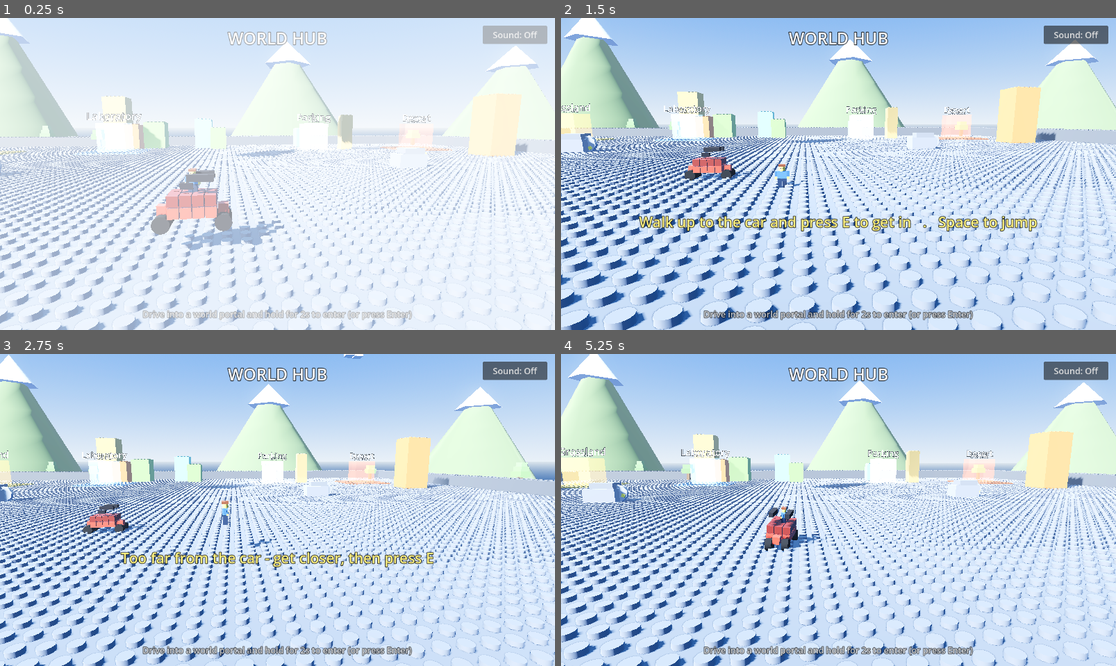
Above: before the commit, frames 1-4 (two rows, left to right).
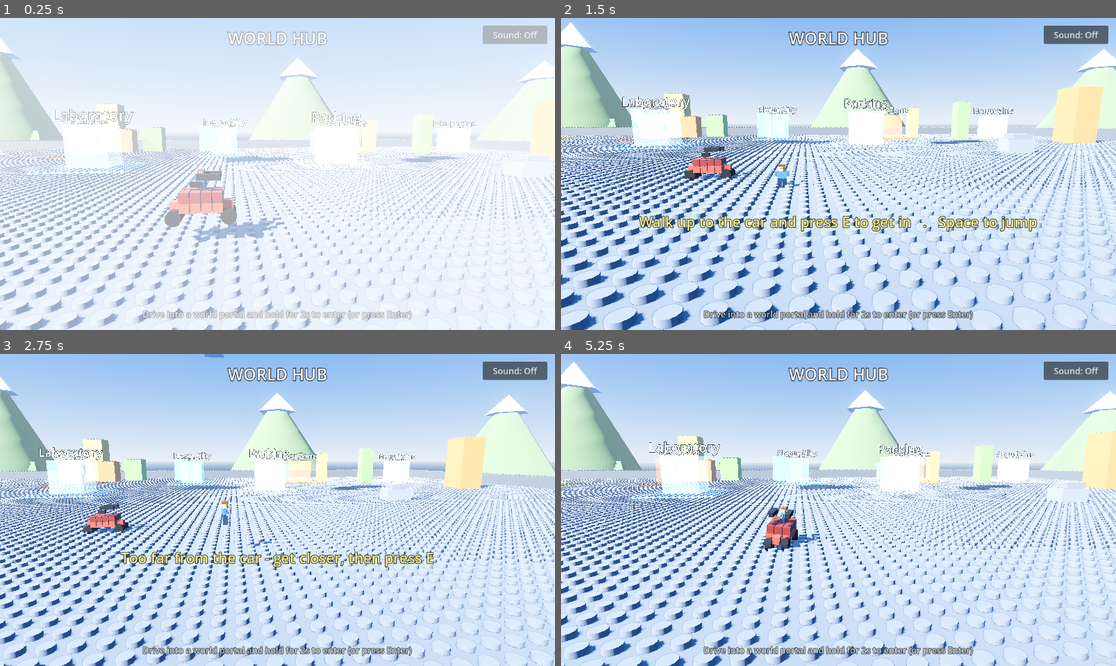
Above: after the commit, the same moments.

Repository: mrshapron/brick-stunt-rally
Game: Godot game, scene res://scenes/hub.tscn
The game is run twice, just before and just after one commit, with the same random seed, the same clock (stepped at 60 frames per second) and the same inputs.
Inputs (mouse positions are in pixels of both pictures, inside the frame that each line leads up to):
- Up to frame 1 (0.25 s): no input
- Up to frame 2 (1.5 s): tap Enter at 0.5, 1.25 s; move the mouse to (960, 158) at 0.52 s; hold Right (move_right) 0.53-1.28 s; hold E (interact) 0.53-1.28 s; click (960, 158) at 0.67 s; move the mouse to (727, 189) at 1.27 s; hold Down (move_down) from 1.28 s (still down); tap N (advance) at 1.35 s
- Up to frame 3 (2.75 s): tap E (interact) at 1.55, 2.3 s; tap Enter at 2 s; move the mouse to (333, 441) at 2.02 s; release Down (move_down) at 2.03 s; hold Right (move_right) from 2.03 s (still down); hold Space (fire) from 2.03 s (still down)
- Up to frame 4 (5.25 s): tap Enter at 2.75, 3.5, 4.25 s; move the mouse to (810, 572) at 2.77 s; release Right (move_right) at 2.78 s; release Space (fire) at 2.78 s; hold Up (move_up) 2.78-3.53 s; tap E (interact) at 2.85, 4.55 s; click (810, 572) at 2.92 s; move the mouse to (1005, 556) at 3.52 s; hold E (interact) 3.53-4.28 s; hold Left (move_left) 3.53-5.03 s; tap F at 3.6 s; tap Escape (menu) at 4.15 s; move the mouse to (672, 463) at 4.27 s; tap C at 4.35 s; move the mouse to (866, 510) at 5.02 s; hold Down (move_down) from 5.03 s (still down); hold E (interact) from 5.03 s (still down); tap M at 5.1 s; click (866, 510) at 5.17 s

The runs differ from the first frame. In frame 1, 23% of the frame differs, in the area x 0-100%, y 0-100%; in frame 2, 15%; in frame 3, 15%; in frame 4, 16%.

Commit message:
Add Mountains world: steep climbs, obstacles, and boulders falling from the sky

Diff:
--- a/scripts/brick_factory.gd
+++ b/scripts/brick_factory.gd
@@ -10,14 +10,14 @@
 const STUD_HEIGHT: float = 0.22
 
 
-static func make_wedge(size: Vector3, color: Color) -> Node3D:
-	# A clean ramp: a triangular prism that sits flush on the ground (slope rises
-	# toward +X), with a matching convex collision so the car rolls up smoothly.
+static func make_wedge(size: Vector3, color: Color, flip: bool = false) -> Node3D:
+	# A clean ramp: a triangular prism that sits flush on the ground. Rises toward
+	# +X by default, or descends toward +X when flip is true.
 	var body := StaticBody3D.new()
 	var mi := MeshInstance3D.new()
 	var prism := PrismMesh.new()
 	prism.size = size
-	prism.left_to_right = 1.0
+	prism.left_to_right = 0.0 if flip else 1.0
 	mi.mesh = prism
 	mi.material_override = _body_material(color)
 	body.add_child(mi)
--- a/scripts/car_lib.gd
+++ b/scripts/car_lib.gd
@@ -15,6 +15,7 @@
 		{"name": "Green Buggy", "design": _car(5, 3, "#5aa54a", "#356b2c", 1)},
 		{"name": "Neon Racer", "design": _car(7, 3, "#19e0c8", "#0f8f80", 1)},
 		{"name": "War Rig", "design": _car(6, 4, "#8a6b4a", "#5b4630", 2)},
+		{"name": "Rock Crawler", "design": _car(6, 5, "#6f7d6a", "#4a5648", 1)},
 	]
 
 
--- a/scripts/game_state.gd
+++ b/scripts/game_state.gd
@@ -61,6 +61,20 @@
 		"snow": false,
 		"dunes": true,
 		"combat": true,
+	},
+	{
+		"name": "Mountains",
+		"ground": "#8a9aa5",
+		"accent": "#c6d2da",
+		"bricks": ["#9aa0b5", "#6b7d6b", "#caa040"],
+		"sky_top": "#5a86c0",
+		"sky_horizon": "#dfeaf2",
+		"mountain": "#6f7d6a",
+		"foliage": "#3a8a2e",
+		"trees": 16,
+		"snow": true,
+		"dunes": false,
+		"climb": true,
 	},
 ]
 
--- a/scripts/hub.gd
+++ b/scripts/hub.gd
@@ -15,50 +15,50 @@
 	add_light_and_env()
 	add_fade()
 
-	var half := 75.0
+	var half := 92.0
 	add_ground(Vector3(half * 2.0, 3, half * 2.0), Color("#6b7080"), true)
 	add_border(half - 2.0, half - 2.0, Color("#4f5460"))
-	add_skyline(half, half, ["#6fae4f", "#d8a84e", "#19e0c8", "#ff7b29"], 14, 12345)
-	add_scenery(half, Color("#4f7a3f"), Color(0.32, 0.62, 0.28), 22, true, false)
+	add_skyline(half, half, ["#6fae4f", "#d8a84e", "#19e0c8", "#ff7b29"], 16, 12345)
+	add_scenery(half, Color("#4f7a3f"), Color(0.32, 0.62, 0.28), 24, true, false)
 
-	# Portals spread across the wide ground, each on a decorated pad.
-	var spots := [Vector3(-52, 3.5, -44), Vector3(52, 3.5, -44), Vector3(-52, 3.5, 36), Vector3(52, 3.5, 36)]
-	for i in GameState.get_world_count():
+	# World portals in a back row, each on a decorated pad.
+	var n := GameState.get_world_count()
+	for i in n:
 		var w := GameState.get_world(i)
 		var done := GameState.levels_completed(i)
 		var color := Color(w.get("accent", "#e6b32e"))
 		var sub := "%d/%d done" % [done, GameState.LEVELS_PER_WORLD]
-		var pos: Vector3 = spots[i] if i < spots.size() else Vector3(i * 30.0, 3.5, 0)
+		var px := -float(n - 1) * 33.0 * 0.5 + i * 33.0
+		var pos := Vector3(px, 3.5, -56)
 		add_pad(Vector3(pos.x, 0.15, pos.z), Vector3(13, 0.3, 13), color.darkened(0.15))
 		var gate := make_gate(pos, Vector3(6, 7, 6), color,
 			str(w.get("name", "World")), sub, "portal")
 		gate.body_entered.connect(_on_near.bind(gate, i))
 		gate.body_exited.connect(_on_far.bind(gate, i))
 
-	# Laboratory portal (build your own car).
+	# Laboratory + Parking portals in a front row.
 	var lab_color := Color("#7bd0ff")
-	var lab_pos := Vector3(-24, 3.5, -46)
+	var lab_pos := Vector3(-20, 3.5, -28)
 	add_pad(Vector3(lab_pos.x, 0.15, lab_pos.z), Vector3(13, 0.3, 13), lab_color.darkened(0.2))
 	var lab_gate := make_gate(lab_pos, Vector3(6, 7, 6), lab_color, "Laboratory", "build a car", "portal")
 	lab_gate.body_entered.connect(_on_near.bind(lab_gate, LAB))
 	lab_gate.body_exited.connect(_on_far.bind(lab_gate, LAB))
 
-	# Parking portal (choose which owned car to drive).
 	var park_color := Color("#c0c4cc")
-	var park_pos := Vector3(24, 3.5, -46)
+	var park_pos := Vector3(20, 3.5, -28)
 	add_pad(Vector3(park_pos.x, 0.15, park_pos.z), Vector3(13, 0.3, 13), park_color.darkened(0.25))
 	var park_gate := make_gate(park_pos, Vector3(6, 7, 6), park_color, "Parking", "%d cars" % GameState.get_cars().size(), "portal")
 	park_gate.body_entered.connect(_on_near.bind(park_gate, PARK))
 	park_gate.body_exited.connect(_on_far.bind(park_gate, PARK))
 
 	# Ambient engines for life.
-	for spot in [Vector3(-28, 0, -10), Vector3(28, 0, -10), Vector3(0, 0, 45)]:
+	for spot in [Vector3(-40, 0, -10), Vector3(40, 0, -10), Vector3(0, 0, 40)]:
 		var e := PropEngine.new()
 		e.position = spot
 		e.configure({"color": "#8a8f9e", "scale": 1.4, "spin": 3.5})
 		add_child(e)
 
-	spawn_car(Vector3(0, 3, 16))
+	spawn_car(Vector3(0, 3, 8))
 	add_camera()
 	add_overlay("WORLD HUB", "Drive into a world portal and hold for 2s to enter (or press Enter)")
 
--- a/scripts/level_builder.gd
+++ b/scripts/level_builder.gd
@@ -19,7 +19,7 @@
 			_build_area(_v3(b.get("pos", [0, 0, 0])), _v3(b.get("size", [4, 1, 8])),
 				"hazard", Color(1.0, 0.23, 0.19))
 		elif kind == "wedge":
-			var w := BrickFactory.make_wedge(_v3(b.get("size", [8, 3, 8])), _to_color(b.get("color", "#e6b32e")))
+			var w := BrickFactory.make_wedge(_v3(b.get("size", [8, 3, 8])), _to_color(b.get("color", "#e6b32e")), bool(b.get("flip", false)))
 			w.position = _v3(b.get("pos", [0, 0, 0]))
 			add_child(w)
 		else:
--- a/scripts/level_gen.gd
+++ b/scripts/level_gen.gd
@@ -16,6 +16,8 @@
 static func generate(world: int, level: int, theme: Dictionary) -> Dictionary:
 	if theme.get("combat", false):
 		return _generate_combat(world, level, theme)
+	if theme.get("climb", false):
+		return _generate_climb(world, level, theme)
 
 	var rng := RandomNumberGenerator.new()
 	rng.seed = (world + 1) * 9973 + level * 131
@@ -133,6 +135,99 @@
 	}
 
 
+static func _generate_climb(world: int, level: int, theme: Dictionary) -> Dictionary:
+	var rng := RandomNumberGenerator.new()
+	rng.seed = 5100 + level * 137
+
+	var ld := float(level) / 10.0
+	var ground: String = theme.get("ground", "#8a9aa5")
+	var accent: String = theme.get("accent", "#c0d0d8")
+	var brick_cols: Array = theme.get("bricks", ["#9aa0b5", "#6b7d6b", "#caa040"])
+
+	var bricks: Array = []
+	var props: Array = []
+	var checkpoints: Array = []
+
+	var angle := 26.0
+	var tan_a := tan(deg_to_rad(angle))
+	var x := -8.0
+	var base := 0.0
+
+	var start_len := 22.0
+	bricks.append(_plateau(x + start_len * 0.5, start_len, base, ground))
+	x += start_len
+
+	var hills := 3 + int(round(ld * 5.0))
+	for i in hills:
+		var h := lerpf(4.0, 9.5, ld) * rng.randf_range(0.85, 1.12)
+		var up_len := h / tan_a
+		bricks.append(_wedge(x + up_len * 0.5, base, up_len, h, accent, false))
+		x += up_len
+
+		var top := base + h
+		var plen := rng.randf_range(11.0, 17.0)
+		bricks.append(_plateau(x + plen * 0.5, plen, top, ground))
+		var pmid := x + plen * 0.5
+
+		if rng.randf() < 0.6:
+			bricks.append_array(_stack_at(pmid, rng.randf_range(-7.0, 7.0), top, 2 + int(ld * 3.0), brick_cols, rng))
+		# Things falling from the sky onto the peak.
+		if level >= 2 and rng.randf() < 0.7:
+			props.append({
+				"type": "faller",
+				"pos": [pmid, top + 1.0, 0],
+				"interval": lerpf(2.2, 1.0, ld),
+				"width": plen * 0.8,
+				"height": 22.0,
+				"color": "#6f7d6a",
+			})
+		x += plen
+
+		var down_len := h / tan_a
+		bricks.append(_wedge(x + down_len * 0.5, base, down_len, h, accent, true))
+		x += down_len
+
+		var flen := rng.randf_range(12.0, 18.0)
+		bricks.append(_plateau(x + flen * 0.5, flen, base, ground))
+		checkpoints.append({"pos": [x + flen - 4.0, base + 2.5, 0], "size": [2, 6, DEPTH]})
+		x += flen
+
+	var fin_len := 22.0
+	bricks.append(_plateau(x + fin_len * 0.5, fin_len, base, ground))
+
+	return {
+		"name": "%s  -  Level %d" % [theme.get("name", "Mountains"), level],
+		"spawn": [2, 4, 0],
+		"bricks": bricks,
+		"loops": [],
+		"props": props,
+		"checkpoints": checkpoints,
+		"finish": {"pos": [x + fin_len * 0.6, 3, 0], "size": [2.5, 8, DEPTH]},
+		"sky_top": theme.get("sky_top", "#5a86c0"),
+		"sky_horizon": theme.get("sky_horizon", "#dfeaf2"),
+	}
+
+
+static func _plateau(cx: float, length: float, top_y: float, color: String) -> Dictionary:
+	return {"size": [length, 3, DEPTH], "pos": [cx, top_y - 1.5, 0], "color": color, "kind": "static"}
+
+
+static func _wedge(cx: float, base_y: float, length: float, height: float, color: String, flip: bool) -> Dictionary:
+	return {"kind": "wedge", "size": [length, height, DEPTH], "pos": [cx, base_y + height * 0.5 - 0.05, 0], "color": color, "flip": flip}
+
+
+static func _stack_at(cx: float, cz: float, base_y: float, height: int, colors: Array, rng: RandomNumberGenerator) -> Array:
+	var arr: Array = []
+	for k in height:
+		arr.append({
+			"size": [1.8, 1.6, 2.4],
+			"pos": [cx, base_y + 0.82 + k * 1.64, cz],
+			"color": colors[rng.randi() % colors.size()],
+			"kind": "destructible",
+		})
+	return arr
+
+
 static func _generate_combat(world: int, level: int, theme: Dictionary) -> Dictionary:
 	var rng := RandomNumberGenerator.new()
 	rng.seed = 700 + level * 131
--- /dev/null
+++ b/scripts/prop_faller.gd
@@ -0,0 +1,58 @@
+class_name PropFaller
+extends Node3D
+## Periodically drops brick "boulders" from the sky around its position - a
+## moving hazard the car has to dodge. Boulders are physics bodies that knock
+## the car around, and they clean themselves up after a few seconds.
+
+var interval: float = 1.6
+var width: float = 14.0
+var height: float = 22.0
+var color: Color = Color(0.55, 0.55, 0.6)
+var _t: float = 0.0
+
+
+func configure(p: Dictionary) -> void:
+	interval = float(p.get("interval", 1.6))
+	width = float(p.get("width", 14.0))
+	height = float(p.get("height", 22.0))
+	if p.has("color"):
+		color = Color(str(p["color"]))
+	_t = randf() * interval
+
+
+func _process(delta: float) -> void:
+	_t += delta
+	if _t >= interval:
+		_t = 0.0
+		_drop()
+
+
+func _drop() -> void:
+	var s := randf_range(1.3, 2.3)
+	var b := RigidBody3D.new()
+	b.mass = s * 2.0
+
+	var mi := MeshInstance3D.new()
+	var bm := BoxMesh.new()
+	bm.size = Vector3(s, s, s)
+	mi.mesh = bm
+	var m := StandardMaterial3D.new()
+	m.albedo_color = color.lightened(randf_range(-0.1, 0.1))
+	m.roughness = 0.8
+	mi.material_override = m
+	b.add_child(mi)
+
+	var cs := CollisionShape3D.new()
+	var bs := BoxShape3D.new()
+	bs.size = Vector3(s, s, s)
+	cs.shape = bs
+	b.add_child(cs)
+
+	get_tree().current_scene.add_child(b)
+	b.global_position = global_position + Vector3(
+		randf_range(-width * 0.5, width * 0.5),
+		height,
+		randf_range(-10.0, 10.0))
+	b.angular_velocity = Vector3(randf_range(-3, 3), randf_range(-3, 3), randf_range(-3, 3))
+
+	get_tree().create_timer(7.0).timeout.connect(b.queue_free)
--- a/scripts/props.gd
+++ b/scripts/props.gd
@@ -12,6 +12,8 @@
 			node = PropPlatform.new()
 		"spinner":
 			node = PropSpinner.new()
+		"faller":
+			node = PropFaller.new()
 		_:
 			return null
 	node.position = _v3(p.get("pos", [0, 0, 0]))
Not shown, added: scripts/prop_faller.gd.uid
